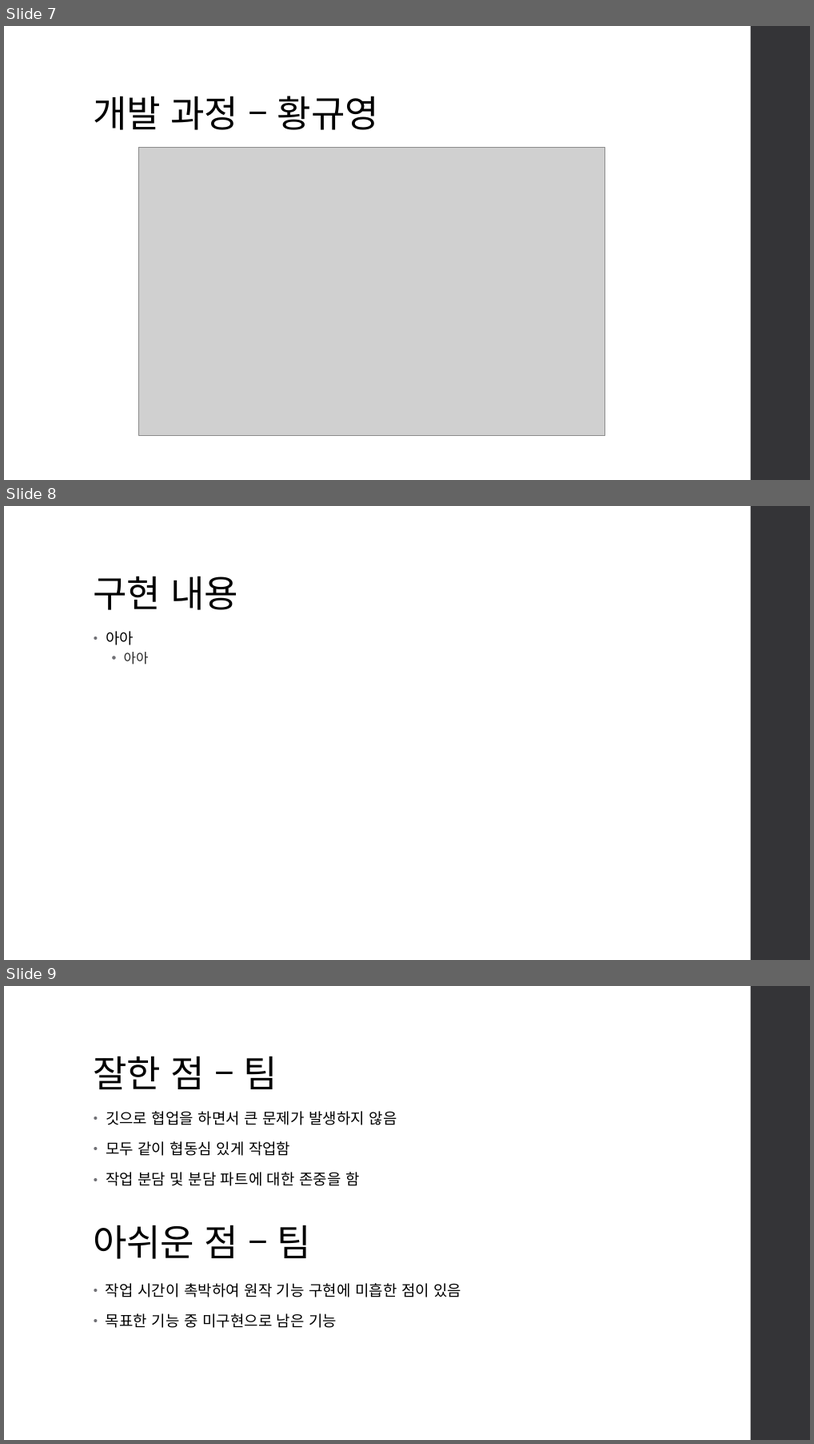
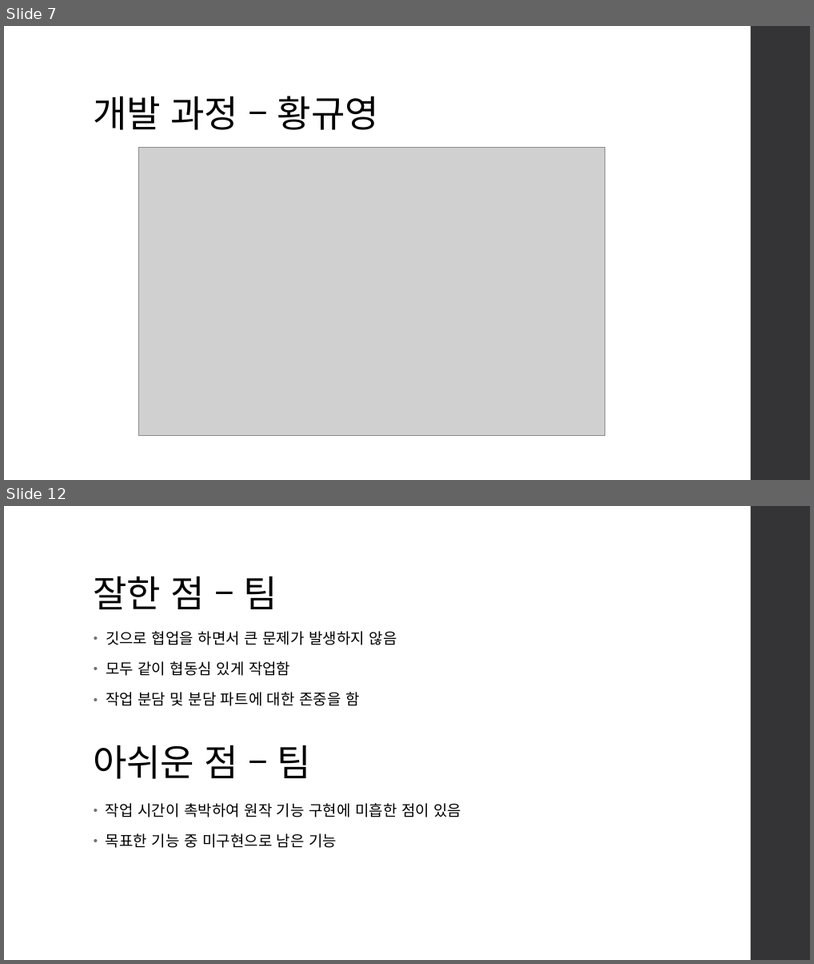
Before and after one commit to jigyu12/SFML_Team_Mockup_Project-Dungreed, a slide deck: SFML 던그리드 모작 팀 프로젝트(민지규, 박지광, 황규영) 발표 자료 - 황규영.pptx. Shown one above the other, each under a label of ours: slides 7, 8 and 9 before the commit, slides 7 and 12 after it; the slides between them are not shown. The pictures are 814x1444 and 814x964 pixels, drawn with LibreOffice and Linux fonts; fonts in the diff are those of the drawing; grey boxes stand for pictures. Boxes give left, top, right and bottom in pixels: in the first picture for what was removed or moved away, otherwise in the second. Text is boxed around its words. In the diff, an @@ line names an element or a change of style, - is before the commit and + after.

```diff
--- a/SFML 던그리드 모작 팀 프로젝트(민지규, 박지광, 황규영) 발표 자료 - 황규영.pptx
+++ b/SFML 던그리드 모작 팀 프로젝트(민지규, 박지광, 황규영) 발표 자료 - 황규영.pptx
@@ slide 8 removed at [4, 506, 810, 960], background #FFFFFF; not listed: 1 template element that a slide beside it also shows @@
@@ title removed at [94, 576, 238, 610] @@
-구현 내용
@@ text removed at [106, 631, 149, 664] @@
-• 아아
-  • 아아
@@ what was slide 9 is now slide 12 @@
```
Also in this commit, not shown: 6 slides added.
